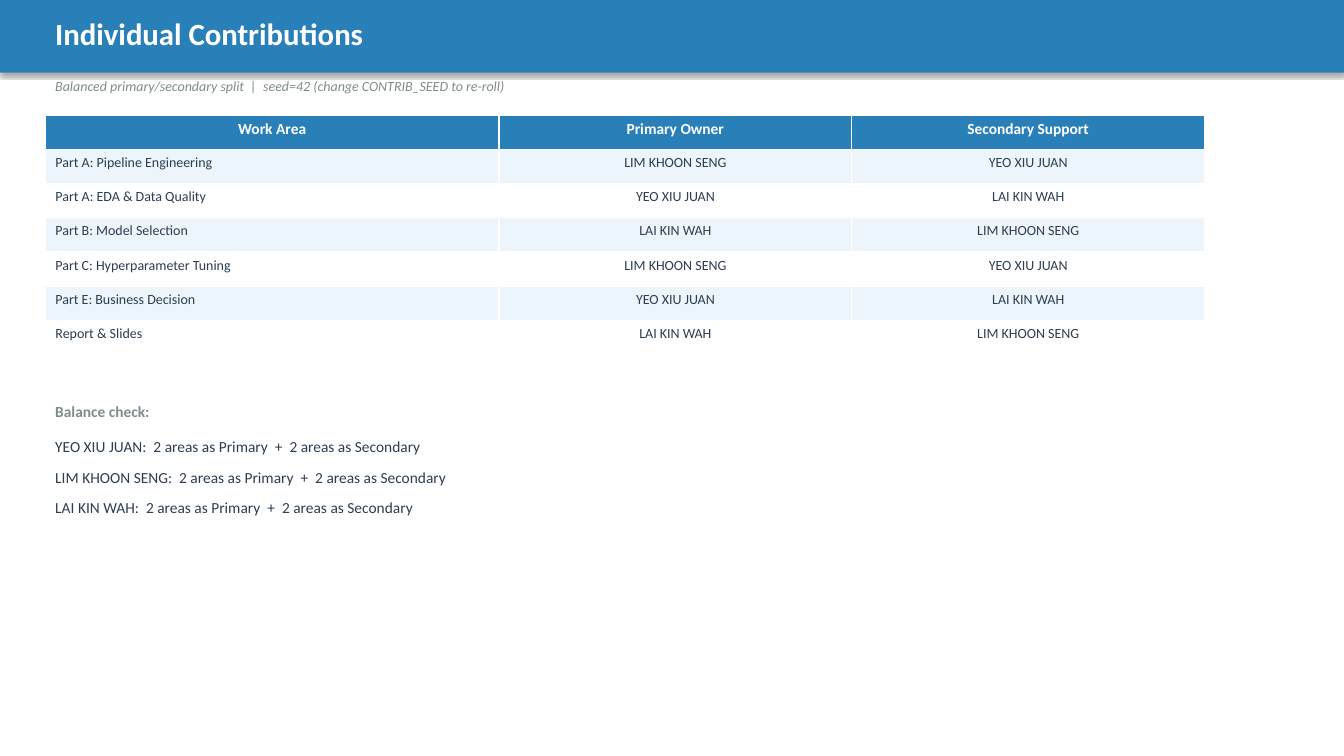
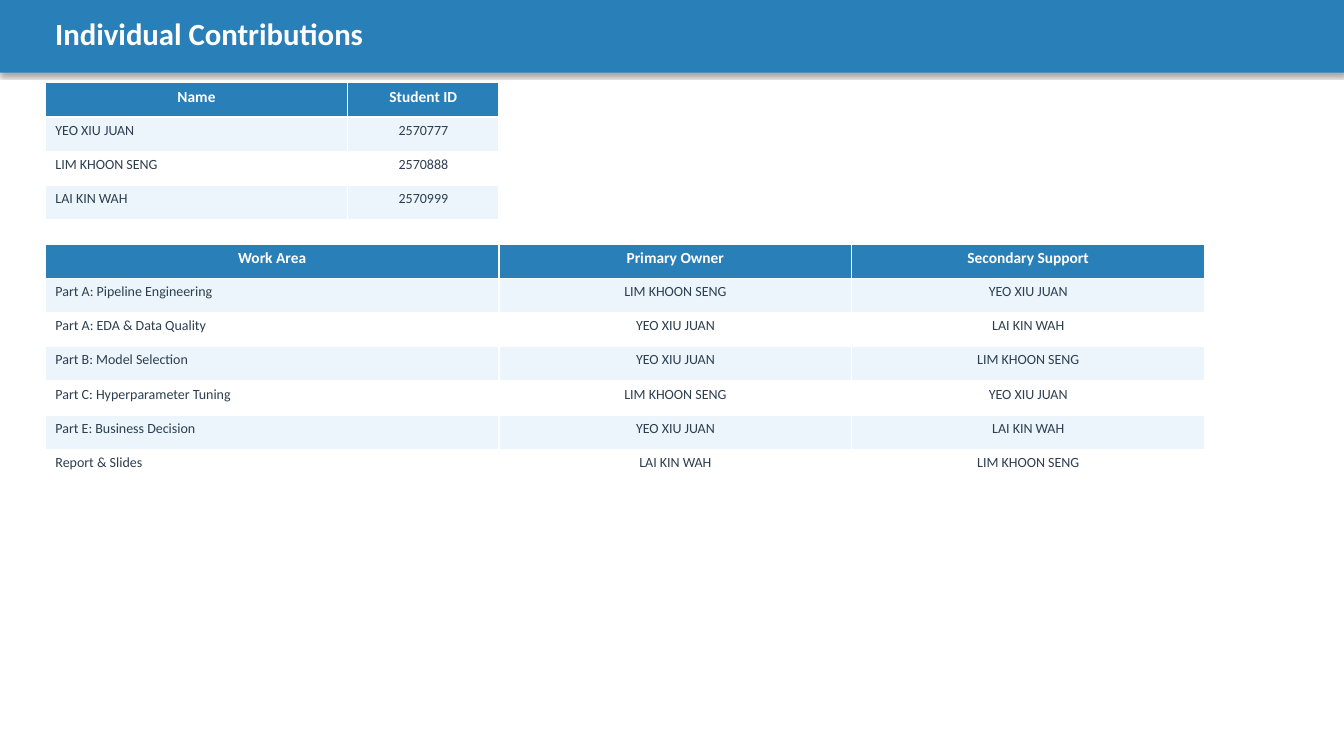
Before and after one commit to kinwahlai/SNAIC_AI_Program_Labs, a slide deck: slide 10 of Week 1/Wk1_Capstone/group3.pptx. Drawn at 1344x756 pixels with LibreOffice and Linux fonts; fonts in the diff are those of the drawing. Boxes give left, top, right and bottom in pixels: in the first picture for what was removed or moved away, otherwise in the second. Text is boxed around its words. In the diff, an @@ line names an element or a change of style, - is before the commit and + after.

```diff
--- a/Week 1/Wk1_Capstone/group3.pptx
+++ b/Week 1/Wk1_Capstone/group3.pptx
@@ table added at (45, 83, 499, 220), 4 rows, 2 columns @@
+Name | Student ID
+YEO XIU JUAN | 2570777
+LIM KHOON SENG | 2570888
+LAI KIN WAH | 2570999
@@ text removed at (55, 81, 504, 94) @@
-Balanced primary/secondary split | seed=42 (change CONTRIB_SEED to re-roll)
@@ table at (45, 244, 1205, 484) @@
-row 4, column 2: LAI KIN WAH
+row 4, column 2: YEO XIU JUAN
@@ table: place and size @@
-table at (45, 115, 1205, 355)
+table at (45, 244, 1205, 484)
@@ text removed at (55, 406, 150, 417) @@
-Balance check:
@@ text removed at (55, 441, 420, 455) @@
-YEO XIU JUAN: 2 areas as Primary + 2 areas as Secondary
@@ text removed at (55, 472, 446, 486) @@
-LIM KHOON SENG: 2 areas as Primary + 2 areas as Secondary
@@ text removed at (55, 502, 412, 516) @@
-LAI KIN WAH: 2 areas as Primary + 2 areas as Secondary
```
Also in this commit, not shown: 4 other slides changed, 1 other file.
